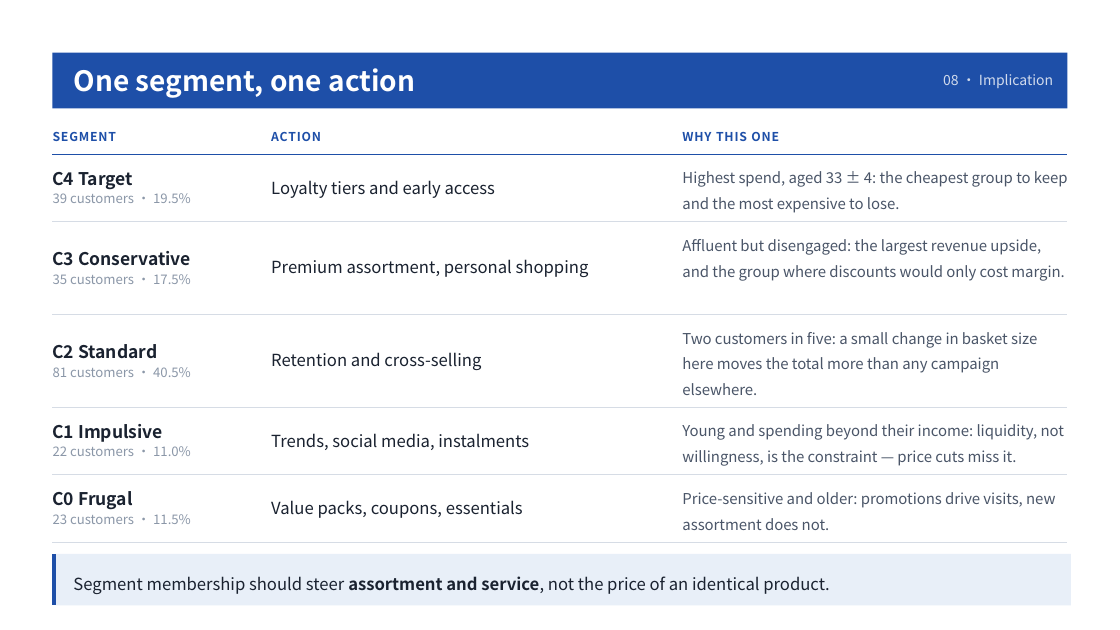
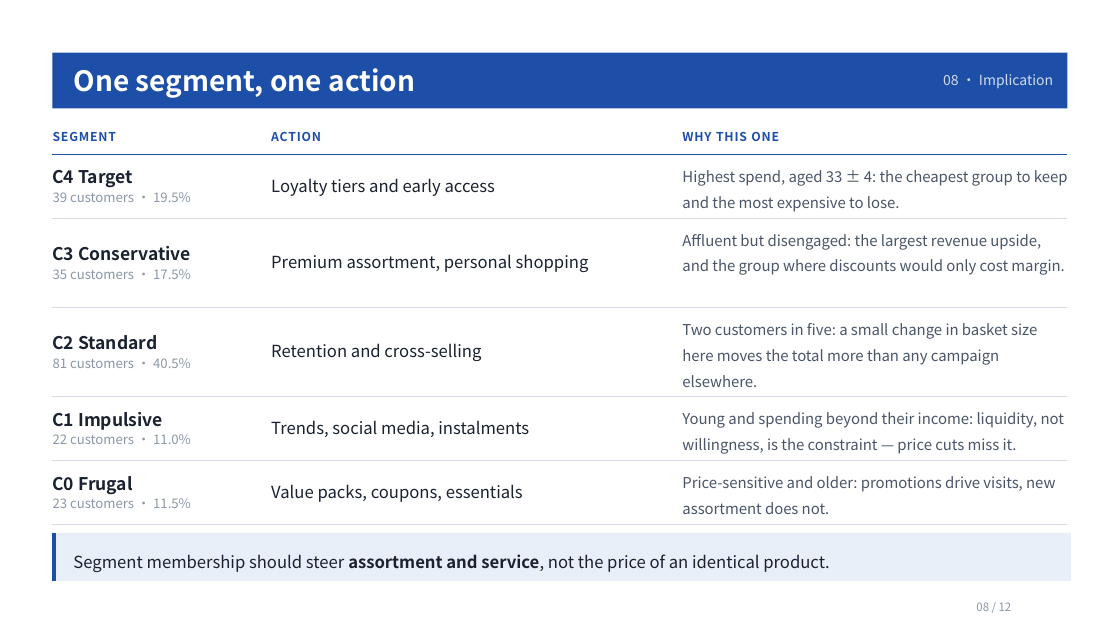
Before and after one commit to kaixinguaika/mall-customer-segmentation, a slide deck: slide 8 of slides/Mall_Customer_Segmentation.pptx. Drawn at 1120x630 pixels with LibreOffice and Linux fonts; fonts in the diff are those of the drawing. Boxes give left, top, right and bottom in pixels: in the first picture for what was removed or moved away, otherwise in the second. Text is boxed around its words. In the diff, an @@ line names an element or a change of style, - is before the commit and + after.

Commit message:
Restore page numbers in the bottom safe margin
Page numbers only (no left-hand footer caption), at y=686 below all body text.
Tightened slides 6, 8 and 11 so their content clears the number band.
Verified in a PowerPoint PDF export (slides 2 and 11).

```diff
--- a/slides/Mall_Customer_Segmentation.pptx
+++ b/slides/Mall_Customer_Segmentation.pptx
@@ freeform shape: place and size @@
-freeform shape at <box>52,154,1067,222</box>
+freeform shape at <box>52,154,1067,218</box>
@@ 4 texts, 1 freeform shape: place and size @@
-4 texts, 1 freeform shape at <box>52,222,1067,315</box>
+4 texts, 1 freeform shape at <box>52,218,1067,308</box>
@@ freeform shape: place and size @@
-freeform shape at <box>52,314,1067,408</box>
+freeform shape at <box>52,308,1067,397</box>
@@ freeform shape: place and size @@
-freeform shape at <box>52,407,1067,475</box>
+freeform shape at <box>52,397,1067,461</box>
@@ 7 texts: place and size @@
-7 texts at <box>53,332,1064,466</box>
+7 texts at <box>53,323,1064,454</box>
@@ 5 texts, 1 freeform shape: place and size @@
-5 texts, 1 freeform shape at <box>52,424,1067,543</box>
+5 texts, 1 freeform shape at <box>52,412,1067,525</box>
@@ freeform shape: place and size @@
-freeform shape at <box>52,554,1070,605</box>
+freeform shape at <box>52,533,1070,581</box>
@@ rectangle: place and size @@
-rectangle at <box>56,554,1071,605</box>
+rectangle at <box>56,533,1071,581</box>
@@ text "Segment membership should steer assortment ...": place and size @@
-text "Segment membership should steer assortment ..." at <box>73,576,829,594</box>
+text "Segment membership should steer assortment ..." at <box>73,554,829,572</box>
@@ text added at <box>976,602,1012,611</box>, 9.8 pt, text #8B97A8 @@
+08 / 12
```
Also in this commit, not shown: 10 other slides changed, 12 other files.
